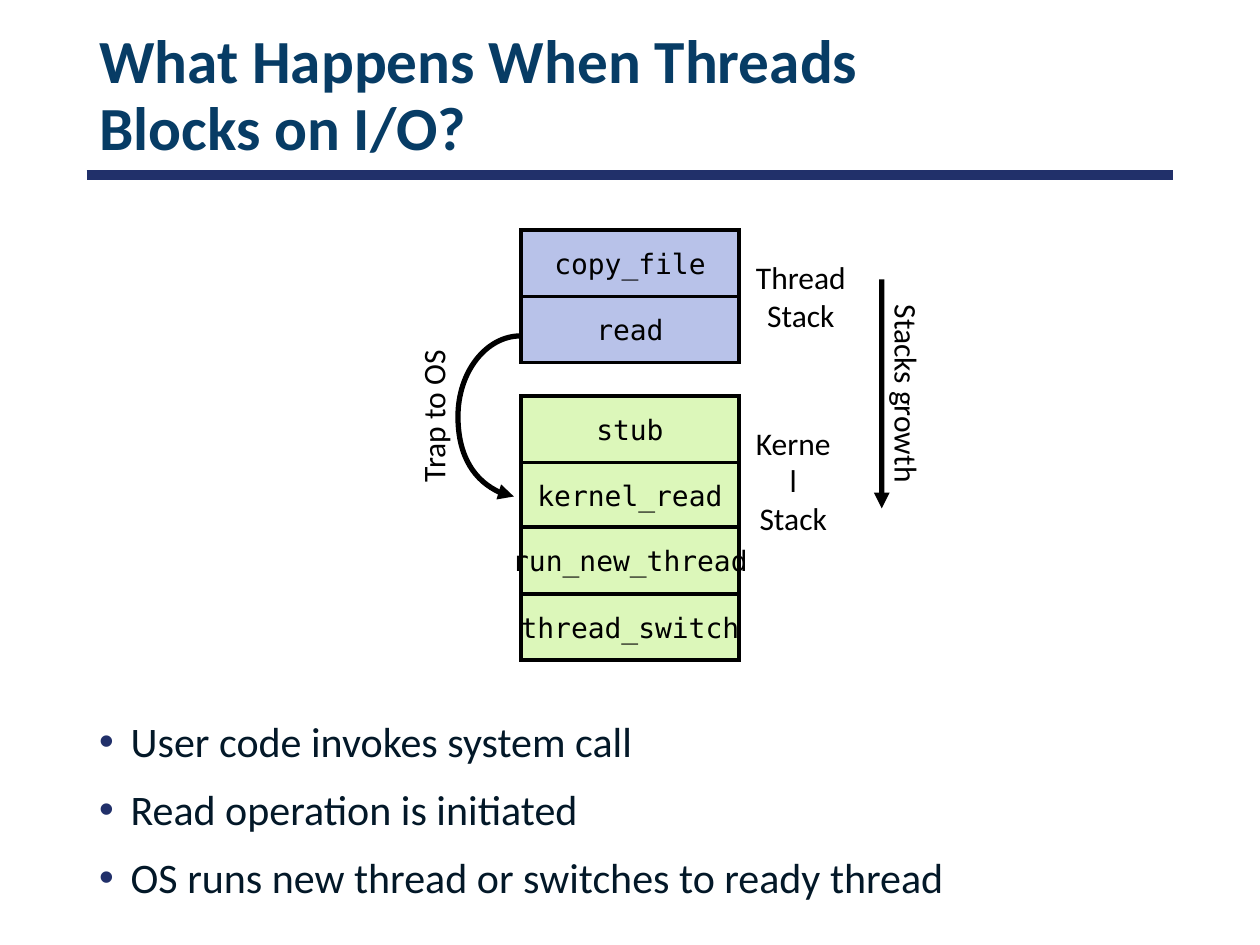
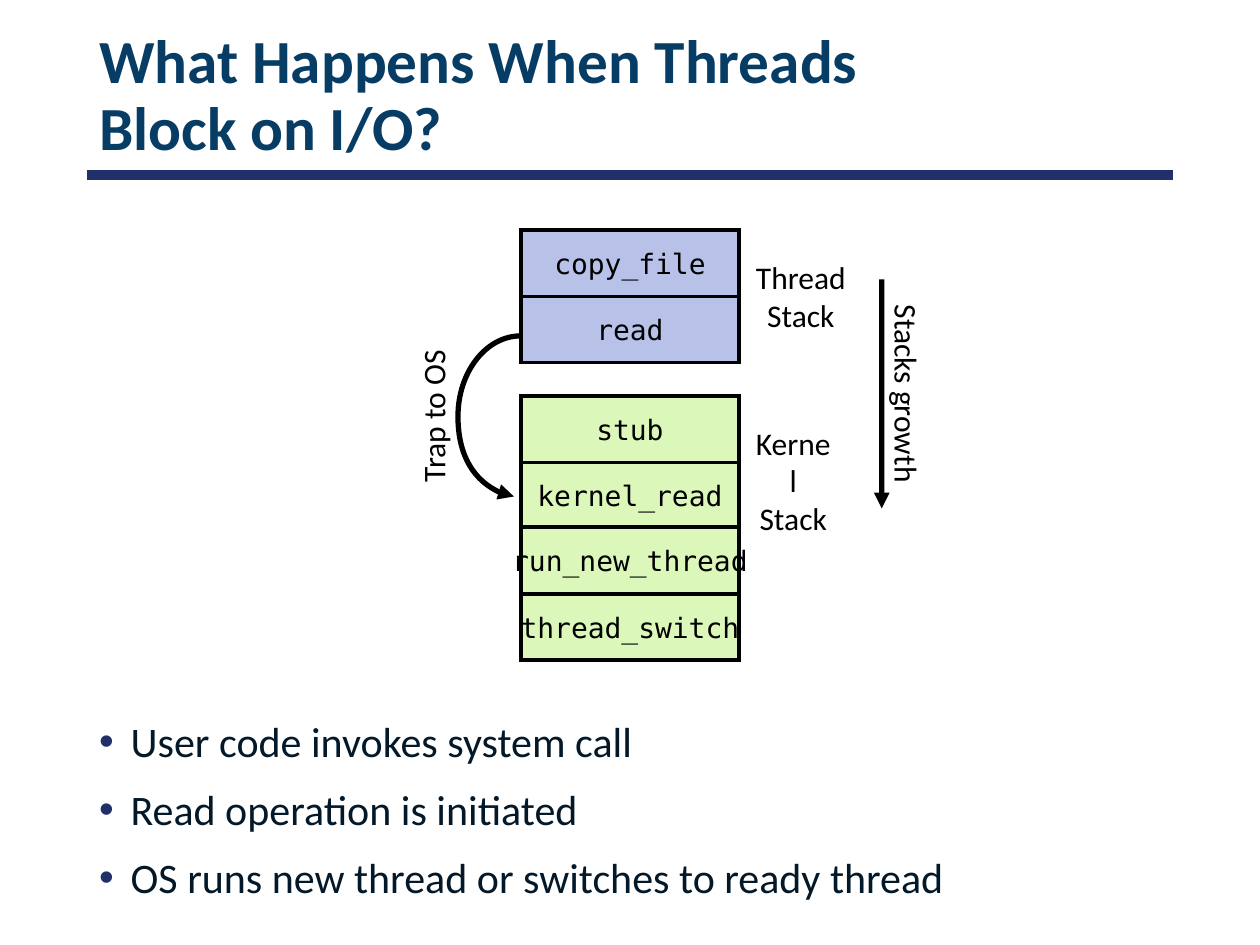
Before and after one commit to smajidzahedi/ECE350, a slide deck: slide 14 of 03-multithreaded.pptx. Drawn at 1260x945 pixels with LibreOffice and Linux fonts; fonts in the diff are those of the drawing. Boxes give left, top, right and bottom in pixels: in the first picture for what was removed or moved away, otherwise in the second. Text is boxed around its words. In the diff, an @@ line names an element or a change of style, - is before the commit and + after.

```diff
--- a/03-multithreaded.pptx
+++ b/03-multithreaded.pptx
@@ title at <box>99,40,858,153</box>: text changed @@
-What Happens When Threads
-Blocks on I/O?
+What Happens When Threads
+Block on I/O?
```
Also in this commit, not shown: 2 other slides changed, 1 other file.
